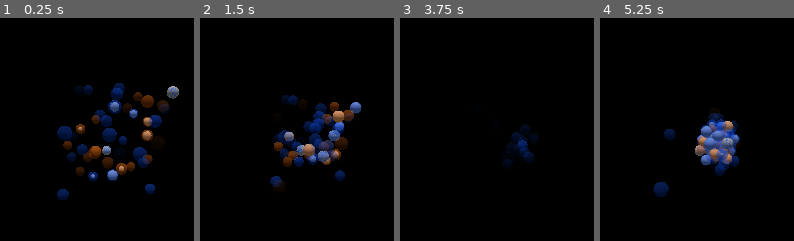
Above: before the commit, frames 1-4 (left to right).
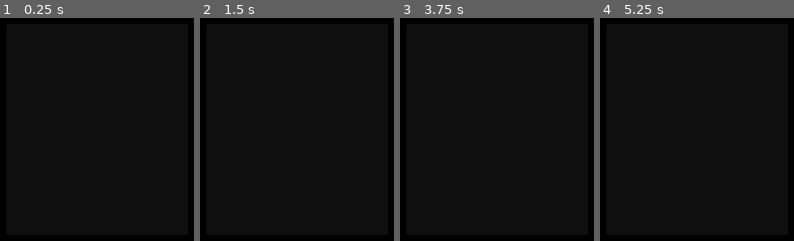
Above: after the commit, the same moments.

Repository: Z53-INCOMING/4D-Gravity-Simulator
Game: Godot game, scene res://world.tscn
The game is run twice, just before and just after one commit, with the same random seed, the same clock (stepped at 60 frames per second) and the same inputs.
Inputs (mouse positions are in pixels of both pictures, inside the frame that each line leads up to):
- Up to frame 1 (0.25 s): no input
- Up to frame 2 (1.5 s): move the mouse to (outside the picture) at 0.52 s; hold Shift (shift) 0.53-1.28 s; right-click (outside the picture) at 0.8 s; move the mouse to (outside the picture) at 1.27 s; right-click (outside the picture) at 1.35 s
- Up to frame 3 (3.75 s): tap Shift (shift) at 1.55, 3.05 s; move the mouse to (592, 44) at 2.02 s; hold D (ana) 2.03-2.78 s; right-click (592, 44) at 2.3 s; move the mouse to (473, 232) at 2.77 s; tap Ctrl (control) at 2.85 s; tap Enter at 3.5 s; move the mouse to (outside the picture) at 3.52 s; hold A (kata) from 3.53 s (still down)
- Up to frame 4 (5.25 s): right-click (outside the picture) at 3.8 s; move the mouse to (outside the picture) at 4.27 s; release A (kata) at 4.28 s; tap Middle mouse button (pan) at 4.35 s; tap Shift (shift) at 4.55 s; move the mouse to (753, 142) at 5.02 s; hold Shift (shift) from 5.03 s (still down)

The runs differ from the first frame. In frame 1, 7.3% of the frame differs, in the area x 29-93%, y 29-82%; in frame 2, 6.4%; in frame 3, 0.5%; in frame 4, 4.9%.

Commit message:
4D rotation and performance improvements

Diff:
--- a/Globals.gd
+++ b/Globals.gd
@@ -2,13 +2,17 @@
 
 var camera_w = 0.0
 
-var hidden_axis_sight_range = 2.5
+var hidden_axis_sight_range = 10.0
 
 var physics_objects = []
 
 var G = 1.0
 
-var transparency_multiplier = 0.5
+var transparency_multiplier = 0.75
+
+var xw_angle = 0.0
+
+var zw_angle = 0.0
 
 func _physics_process(delta):
 	for p in physics_objects:
--- a/PhysicsObject4D.gd
+++ b/PhysicsObject4D.gd
@@ -18,6 +18,10 @@
 
 var id = 0
 
+var xw_angle = 0.0
+
+var zw_angle = 0.0
+
 func _ready():
 	kata_slice.radius = radius - 0.01
 	ana_slice.radius = radius - 0.01
@@ -25,11 +29,45 @@
 	id = Globals.physics_objects.size() - 1
 
 func _process(delta):
+	# rotation update
+	if Globals.xw_angle != xw_angle:
+		var angle_change = Globals.xw_angle - xw_angle
+		xw_angle = Globals.xw_angle
+
+		var new_x = (world_pos.x * cos(angle_change)) - (world_pos.w * sin(angle_change))
+		var new_w = (world_pos.x * sin(angle_change)) + (world_pos.w * cos(angle_change))
+
+		world_pos.x = new_x
+		world_pos.w = new_w
+
+		var new_x_2 = (past_position.x * cos(angle_change)) - (past_position.w * sin(angle_change))
+		var new_w_2 = (past_position.x * sin(angle_change)) + (past_position.w * cos(angle_change))
+
+		past_position.x = new_x_2
+		past_position.w = new_w_2
+	if Globals.zw_angle != zw_angle:
+		var angle_change = Globals.zw_angle - zw_angle
+		zw_angle = Globals.zw_angle
+
+		var new_z = (world_pos.z * cos(angle_change)) - (world_pos.w * sin(angle_change))
+		var new_w = (world_pos.z * sin(angle_change)) + (world_pos.w * cos(angle_change))
+
+		world_pos.z = new_z
+		world_pos.w = new_w
+
+		var new_z_2 = (past_position.z * cos(angle_change)) - (past_position.w * sin(angle_change))
+		var new_w_2 = (past_position.z * sin(angle_change)) + (past_position.w * cos(angle_change))
+
+		past_position.z = new_z_2
+		past_position.w = new_w_2
+
+	var slice_dist = get_slice_distance_to_camera()
+
 	# out of slice update
 	ana_slice.visible = Globals.camera_w < world_pos.w and Globals.camera_w > world_pos.w - Globals.hidden_axis_sight_range
 	kata_slice.visible = Globals.camera_w > world_pos.w and Globals.camera_w < world_pos.w + Globals.hidden_axis_sight_range
 
-	var transparency = abs(get_slice_distance_to_camera() - Globals.hidden_axis_sight_range) / Globals.hidden_axis_sight_range
+	var transparency = abs(slice_dist - Globals.hidden_axis_sight_range) / Globals.hidden_axis_sight_range
 	transparency *= Globals.transparency_multiplier
 
 	if ana_slice.visible:
@@ -38,9 +76,10 @@
 		kata_slice.material.albedo_color.a = transparency
 
 	# main sphere update
-	main_sphere.visible = get_slice_distance_to_camera() < radius
-	if main_sphere.visible:
-		main_sphere.radius = circle_height(radius, get_slice_distance_to_camera()) * 0.5
+	main_sphere.visible = slice_dist < radius
+	if slice_dist < radius:
+		var radius = circle_height(radius, get_slice_distance_to_camera())
+		main_sphere.scale = Vector3.ONE * radius
 
 	# position update
 	global_position = Vector3(world_pos.x, world_pos.y, world_pos.z)
--- a/advanced_3d_camera.gd
+++ b/advanced_3d_camera.gd
@@ -89,3 +89,14 @@
 		Globals.camera_w -= speed * delta
 	if Input.is_action_pressed("ana"):
 		Globals.camera_w += speed * delta
+
+	if Input.is_action_just_pressed("4d look"):
+		mouseStart = get_viewport().get_mouse_position()
+
+	if Input.is_action_pressed("4d look"):
+		var mousePos = get_viewport().get_mouse_position()
+
+		Globals.xw_angle += ((mousePos - mouseStart).x * mouseSensitivity)
+		Globals.zw_angle += ((mousePos - mouseStart).y * mouseSensitivity)
+
+		mouseStart = get_viewport().get_mouse_position()
--- a/project.godot
+++ b/project.godot
@@ -73,6 +73,11 @@
 "events": [Object(InputEventKey,"resource_local_to_scene":false,"resource_name":"","device":-1,"window_id":0,"alt_pressed":false,"shift_pressed":false,"ctrl_pressed":false,"meta_pressed":false,"pressed":false,"keycode":0,"physical_keycode":68,"key_label":0,"unicode":100,"echo":false,"script":null)
 ]
 }
+"4d look"={
+"deadzone": 0.5,
+"events": [Object(InputEventMouseButton,"resource_local_to_scene":false,"resource_name":"","device":-1,"window_id":0,"alt_pressed":false,"shift_pressed":false,"ctrl_pressed":false,"meta_pressed":false,"button_mask":2,"position":Vector2(92, 17),"global_position":Vector2(96, 58),"factor":1.0,"button_index":2,"canceled":false,"pressed":true,"double_click":false,"script":null)
+]
+}
 
 [rendering]
 
--- a/world.gd
+++ b/world.gd
@@ -1,16 +1,16 @@
 extends Node3D
 
-var particles = 100
+var particles = 250
 
 @onready var particle_scene = preload("res://physics_object_4d.tscn")
 
-var spawn_boundary = 5.0
+var spawn_radius = 3.0
 
-func _ready():
-	#spawn_particle(Vector4(0, 0, 0, -1))
-	#spawn_particle(Vector4(0, 0, 0, 1))
+@onready var label = $UI/Label
+
+func start():
 	for p in particles:
-		spawn_particle(Vector4(randf_range(-spawn_boundary, spawn_boundary), randf_range(-spawn_boundary, spawn_boundary), randf_range(-spawn_boundary, spawn_boundary), randf_range(-spawn_boundary, spawn_boundary)))
+		spawn_particle(get_point_in_hypersphere(spawn_radius))
 
 func spawn_particle(location: Vector4):
 	var particle = particle_scene.instantiate()
@@ -18,3 +18,16 @@
 	particle.world_pos = location
 	particle.past_position = location
 	add_child(particle)
+
+func _process(delta):
+	label.text = "FPS: " + str(Engine.get_frames_per_second())
+	label.text += "\n"
+	label.text += "Particles: " + str(particles)
+
+func get_point_in_hypersphere(radius = 5.0) -> Vector4:
+	var point = Vector4(randf_range(-radius, radius), randf_range(-radius, radius), randf_range(-radius, radius), randf_range(-radius, radius))
+
+	if point.length_squared() > radius * radius:
+		return get_point_in_hypersphere(radius)
+	else:
+		return point
--- a/world.tscn
+++ b/world.tscn
@@ -10,6 +10,7 @@
 ambient_light_energy = 0.25
 
 [node name="World" type="Node3D"]
+process_mode = 3
 script = ExtResource("1_cc0ny")
 
 [node name="Advanced3DCamera" parent="." instance=ExtResource("1_vjs6b")]
@@ -24,3 +25,17 @@
 
 [node name="DirectionalLight3D" type="DirectionalLight3D" parent="."]
 transform = Transform3D(1, 0, 0, 0, 0.0770497, 0.997027, 0, -0.997027, 0.0770497, 0, 0, 0)
+
+[node name="UI" type="CanvasLayer" parent="."]
+
+[node name="Label" type="Label" parent="UI"]
+visible = false
+offset_right = 40.0
+offset_bottom = 23.0
+text = "FPS: not 165 lol"
+
+[node name="Panel" type="Panel" parent="UI"]
+offset_left = 939.0
+offset_top = 340.0
+offset_right = 1521.0
+offset_bottom = 1015.0
